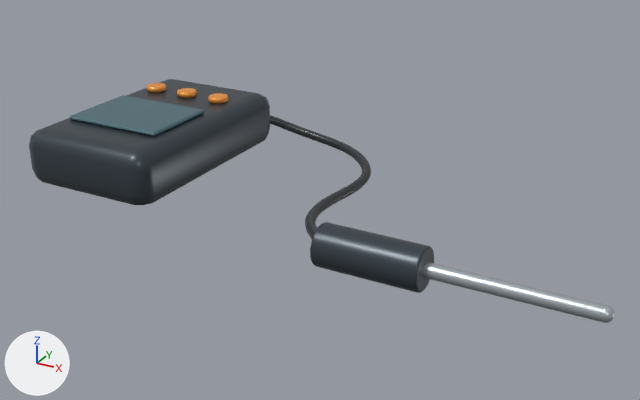
An edit to the glTF model maintenance-demo/models/probe.glb, drawn before and after from the same camera.
Before and after are seen from a 50 mm lens placed at (0.279, -0.549, 0.279), pointed at (-0.013, -0.017, 0.013). Every picture has the same lights, and +X, +Y and +Z are marked at lower left. The picture after the commit comes second. Where no turn or scale is listed for an object, it has been applied to the vertices. Vertices at exactly the same position are counted once.

Names of what the first picture shows: 'Flexible sensor cable', 'Handheld readout', 'Probe handle', 'Probe stem', 'Readout button', 'Readout button.001', 'Readout button.002', 'Readout display' and 1 more.
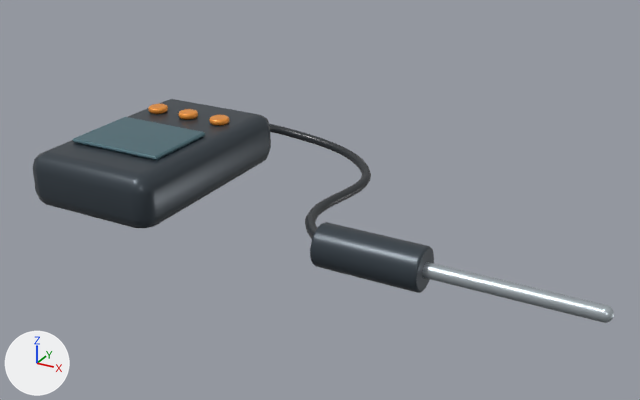
Where the newer file only moved an object's origin or applied its transform, the numbers keep the older frame.

The change, as a list of edits to the scene's bpy script:
```text
Change me_flexible_sensor_cable:
    used by ob_flexible_sensor_cable; location = (-0.083, -0.0216, -0.0069); scale = (0.631, 0.631, 0.631)
    remove me_flexible_sensor_cable.from_pydata(...)  # 392 vertices, 768 faces; spans x -0.134..0.175, y -0.103..0.208, z 0.017..0.086
    add me_flexible_sensor_cable.from_pydata(...)  # 392 vertices, 768 faces; spans x -0.134..0.175, y -0.103..0.209, z 0.002..0.046
    me_flexible_sensor_cable part 1: 392 of 392 vertices moved; they spanned x -0.134..0.175, y -0.103..0.208, z 0.017..0.086 and now span x -0.134..0.175, y -0.103..0.209, z 0.002..0.046; mean shift (0.0, 0.0, -0.018)
Change ob_handheld_readout:
    ob_handheld_readout.location: (-0.1588, -0.0216, 0.0404) -> (-0.1586, -0.0217, 0.0221)
Change ob_readout_display:
    ob_readout_display.location: (-0.1588, -0.0437, 0.0644) -> (-0.1586, -0.0438, 0.046)
Change ob_readout_button:
    ob_readout_button.location: (-0.1903, 0.0194, 0.065) -> (-0.1901, 0.0192, 0.0467)
Change ob_readout_button_001:
    ob_readout_button_001.location: (-0.1588, 0.0194, 0.065) -> (-0.1586, 0.0192, 0.0467)
Change ob_readout_button_002:
    ob_readout_button_002.location: (-0.1272, 0.0194, 0.065) -> (-0.127, 0.0192, 0.0467)
Change ob_flexible_sensor_cable:
    ob_flexible_sensor_cable.location: (-0.083, -0.0216, -0.0069) -> (-0.0829, -0.0217, 0.0)
```

Pixel boxes [x1, y1, x2, y2] of what changed, in the pictures (640 x 400 px):
'Handheld readout', moved: before [29, 79, 270, 205]; after [33, 99, 271, 228]
'Readout display', moved: before [70, 95, 204, 137]; after [72, 117, 205, 160]
'Flexible sensor cable', reshaped, moved (7% shorter): before [270, 115, 371, 239]; after [269, 124, 371, 239]
'Readout button.002', moved: before [208, 93, 229, 104]; after [209, 115, 230, 125]
'Readout button.001', moved: before [177, 88, 197, 98]; after [178, 109, 198, 120]
'Readout button', moved: before [147, 83, 166, 93]; after [148, 104, 168, 114]
